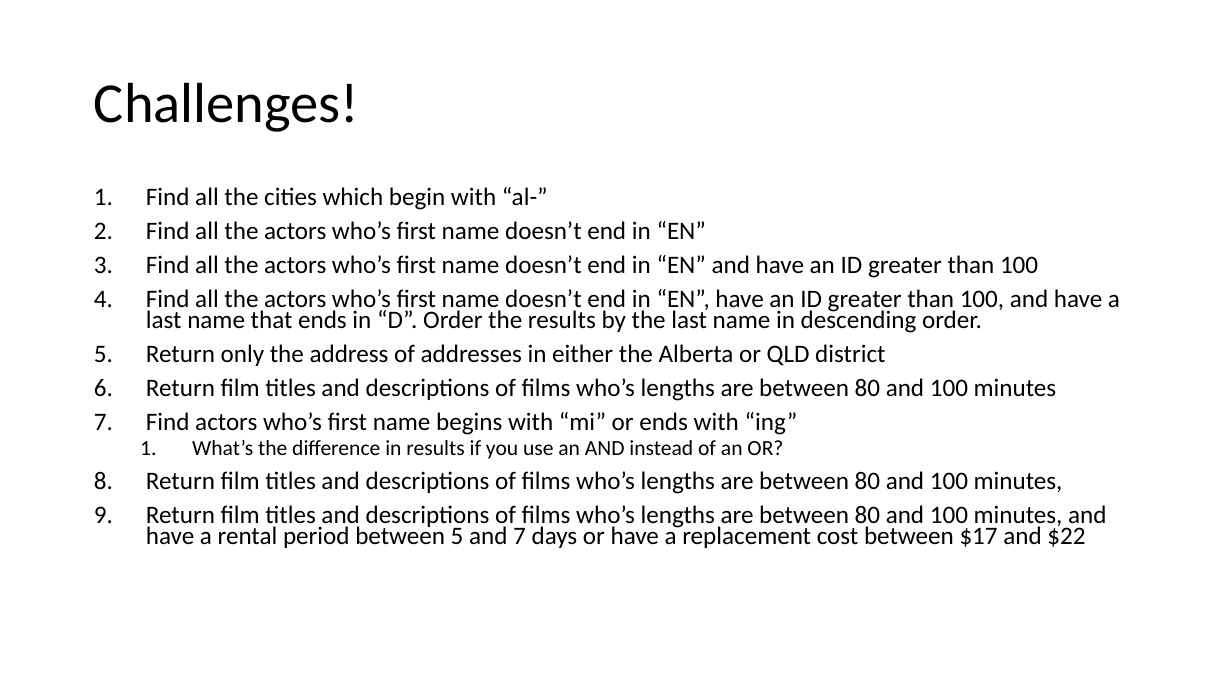
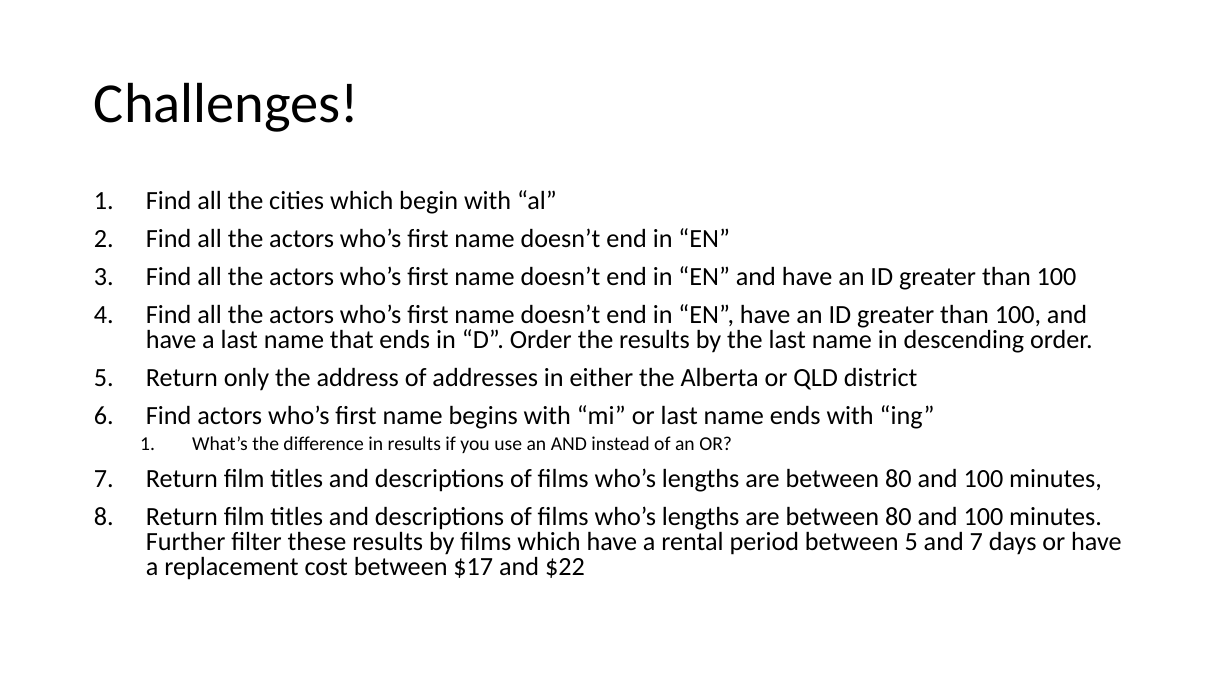
Before and after one commit to vidyasagarbhargava/AiCourse, a slide deck: slide 26 of Chapter 2. Python for Data Scientists/Module 2. SQL/0. SQL Basics.pptx. Drawn at 1232x693 pixels with LibreOffice and Linux fonts; fonts in the diff are those of the drawing. Boxes give left, top, right and bottom in pixels: in the first picture for what was removed or moved away, otherwise in the second. Text is boxed around its words. In the diff, an @@ line names an element or a change of style, - is before the commit and + after.

```diff
--- a/Chapter 2. Python for Data Scientists/Module 2. SQL/0. SQL Basics.pptx
+++ b/Chapter 2. Python for Data Scientists/Module 2. SQL/0. SQL Basics.pptx
@@ text at (146,190,557,214): text changed; size 19.6 to 20.4 pt @@
-1. Find all the cities which begin with “al-”
+1. Find all the cities which begin with “al”
@@ text at (146,228,1102,492): size 19.6 to 20.4 pt in "Find all the actors who’s first name ...", "Find all the actors who’s first name ...", "Find all the actors who’s first name ...", "Return only the address of addresses in ..." and 1 more places; size 16.8 to 15.3 pt in "What’s the difference in results if you ..."; line spacing 0.7 to 0.8 @@
@@ text at (146,405,935,429): text changed; size 19.6 to 20.4 pt @@
-6. Return film titles and descriptions of films who’s lengths are between 80 and 100 minutes
-7. Find actors who’s first name begins with “mi” or ends with “ing”
+6. Find actors who’s first name begins with “mi” or last name ends with “ing”
@@ text at (146,506,1121,580): text changed; size 19.6 to 20.4 pt @@
-9. Return film titles and descriptions of films who’s lengths are between 80 and 100 minutes, and have a rental period between 5 and 7 days or have a replacement cost between $17 and $22
+8. Return film titles and descriptions of films who’s lengths are between 80 and 100 minutes. Further filter these results by films which have a rental period between 5 and 7 days or have a replacement cost between $17 and $22
```
Also in this commit, not shown: 4 other files.
